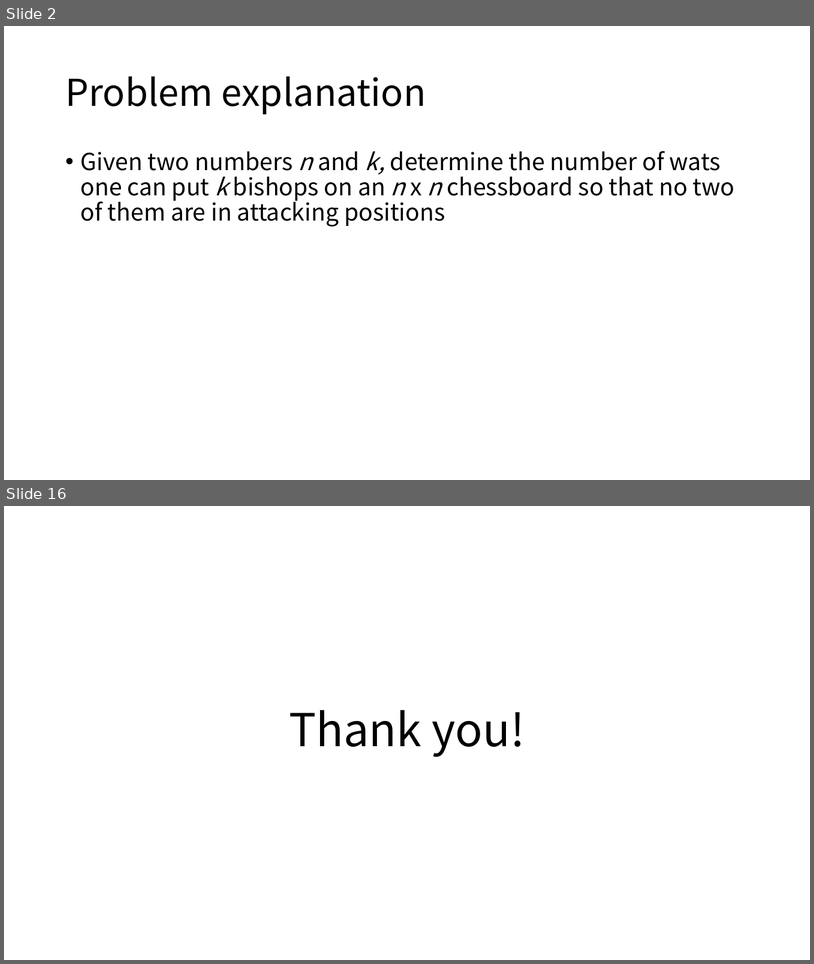
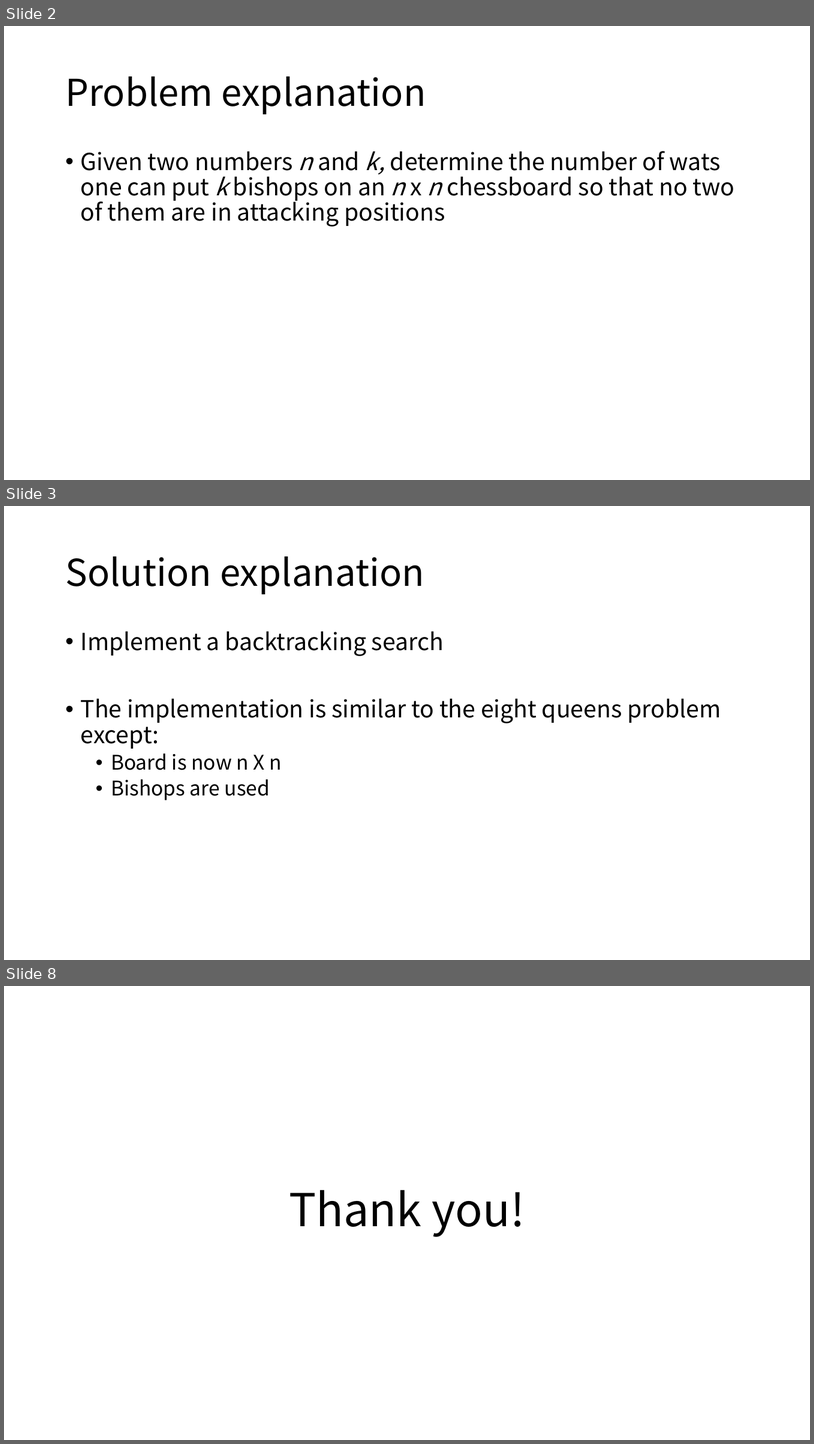
Before and after one commit to gdlee412/Problem-Solving-Techniques, a slide deck: 자료/Report template/Report for exercise or homework.pptx. Shown one above the other, each under a label of ours: slides 2 and 16 before the commit, slides 2, 3 and 8 after it; the slides between them are not shown. The pictures are 814x964 and 814x1444 pixels, drawn with LibreOffice and Linux fonts; fonts in the diff are those of the drawing. Boxes give left, top, right and bottom in pixels: in the first picture for what was removed or moved away, otherwise in the second. Text is boxed around its words. In the diff, an @@ line names an element or a change of style, - is before the commit and + after.

```diff
--- a/자료/Report template/Report for exercise or homework.pptx
+++ b/자료/Report template/Report for exercise or homework.pptx
@@ slide 3 added at bbox=[4, 506, 810, 960], background #FFFFFF @@
@@ title added at bbox=[65, 556, 425, 594], 44 pt, text #000000 @@
+Solution explanation
@@ text added at bbox=[81, 631, 721, 800], 28 pt, text #000000 @@
+• Implement a backtracking search
+• The implementation is similar to the eight queens problem except:
+  • Board is now n X n
+  • Bishops are used
@@ what was slide 16 is now slide 8 @@
```
Also in this commit, not shown: 1 slide changed, 3 other slides added, 12 slides removed, 1 other file.
